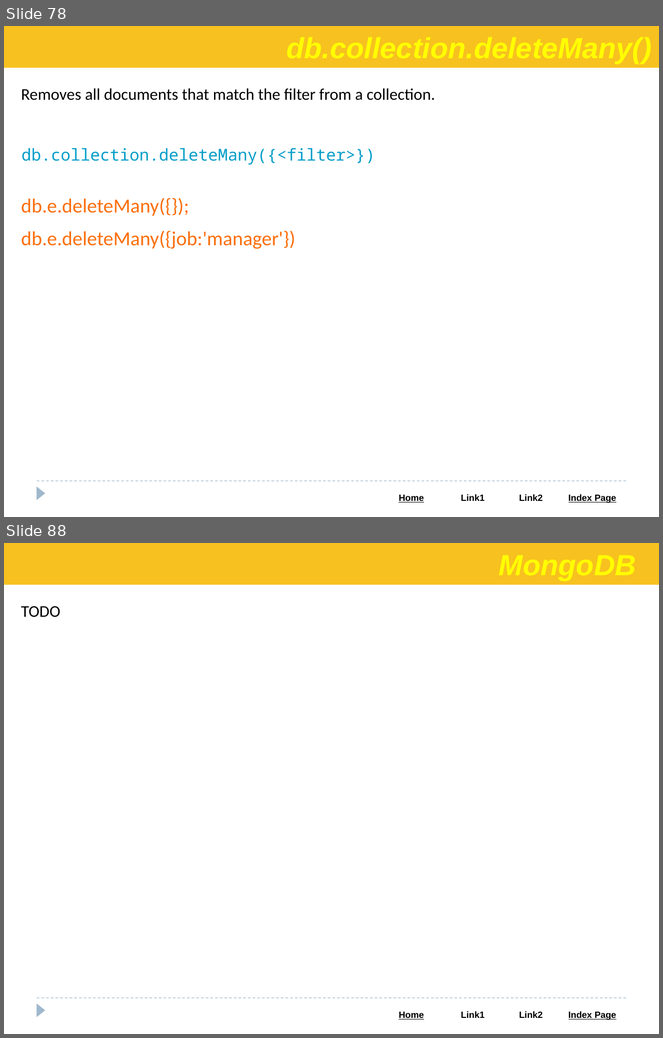
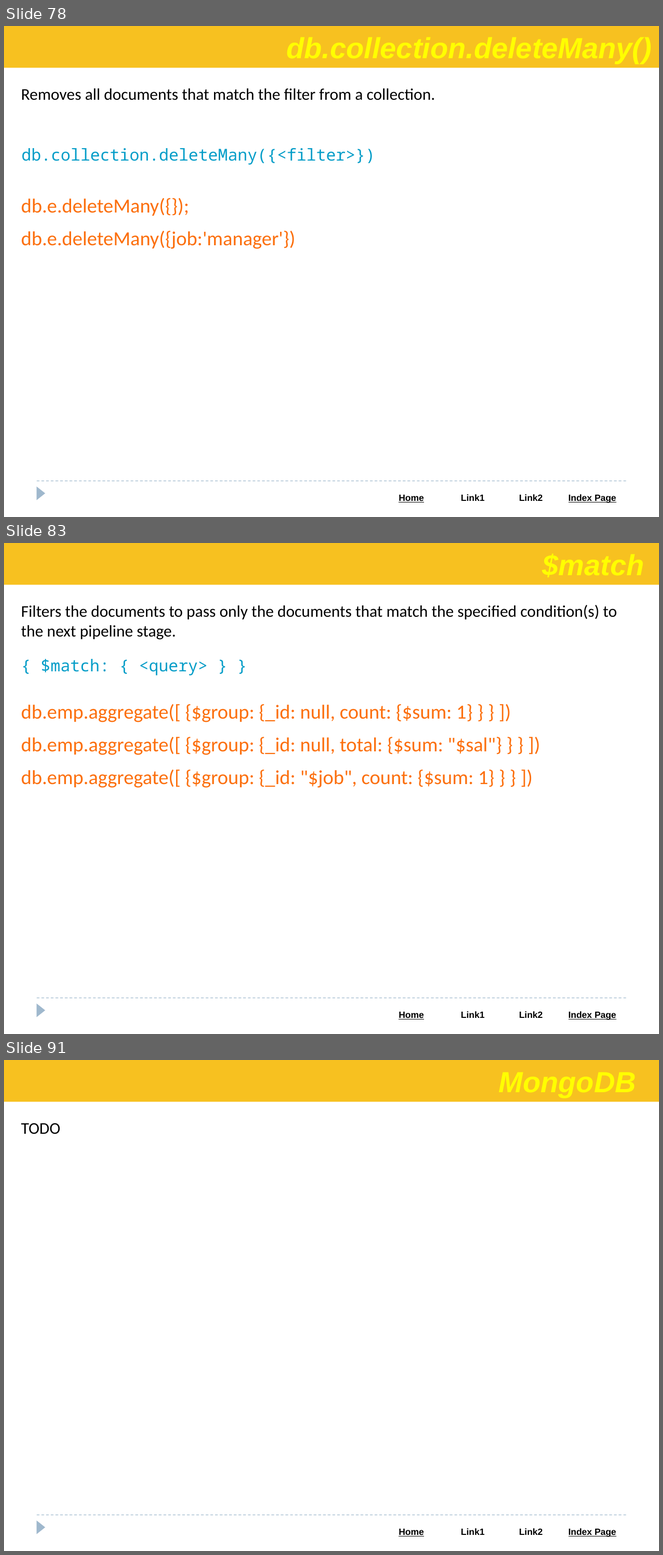
Before and after one commit to Saleel-Bagde/PPT-s, a slide deck: MongoDB PPT.pptx. Shown one above the other, each under a label of ours: slides 78 and 88 before the commit, slides 78, 83 and 91 after it; the slides between them are not shown. The pictures are 663x1038 and 663x1555 pixels, drawn with LibreOffice and Linux fonts; fonts in the diff are those of the drawing. Boxes give left, top, right and bottom in pixels: in the first picture for what was removed or moved away, otherwise in the second. Text is boxed around its words. In the diff, an @@ line names an element or a change of style, - is before the commit and + after.

```diff
--- a/MongoDB PPT.pptx
+++ b/MongoDB PPT.pptx
@@ slide 83 added at (4,543,659,1034), background #FFFFFF; not listed: 3 template elements that a slide beside it also shows @@
@@ rectangle added at (4,543,659,585), fill #F7C120 @@
@@ text added at (21,605,617,640), 18 pt, text #000000 @@
+Filters the documents to pass only the documents that match the specified condition(s) to the next pipeline stage.
@@ text added at (41,659,208,676), 18 pt, text #049DC8 @@
+{ $match: { <query> } }
@@ text added at (21,704,502,788), 22 pt, text #FC6F0D @@
+db.emp.aggregate([ {$group: {_id: null, count: {$sum: 1} } } ])
+db.emp.aggregate([ {$group: {_id: null, total: {$sum: "$sal"} } } ])
+db.emp.aggregate([ {$group: {_id: "$job", count: {$sum: 1} } } ])
@@ what was slide 88 is now slide 91 @@
```
Also in this commit, not shown: 7 slides changed, 4 other slides added, 2 slides removed.
